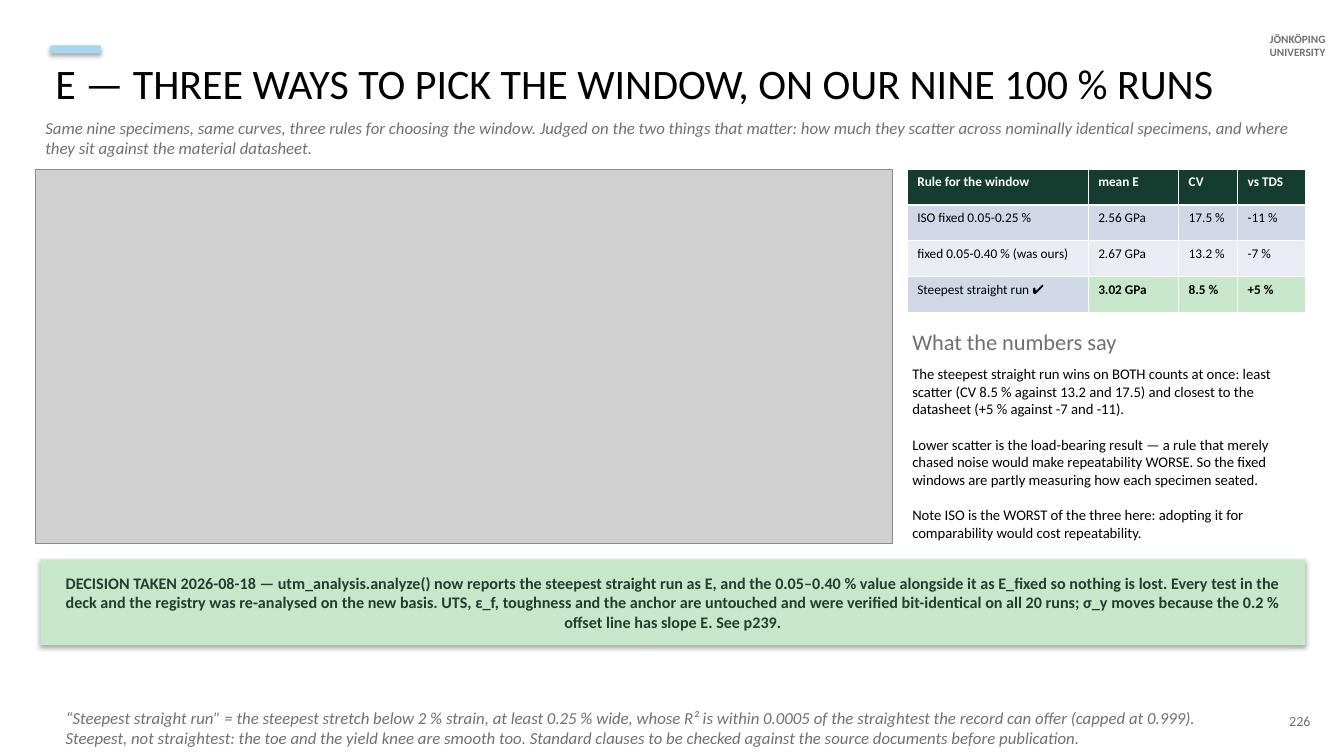
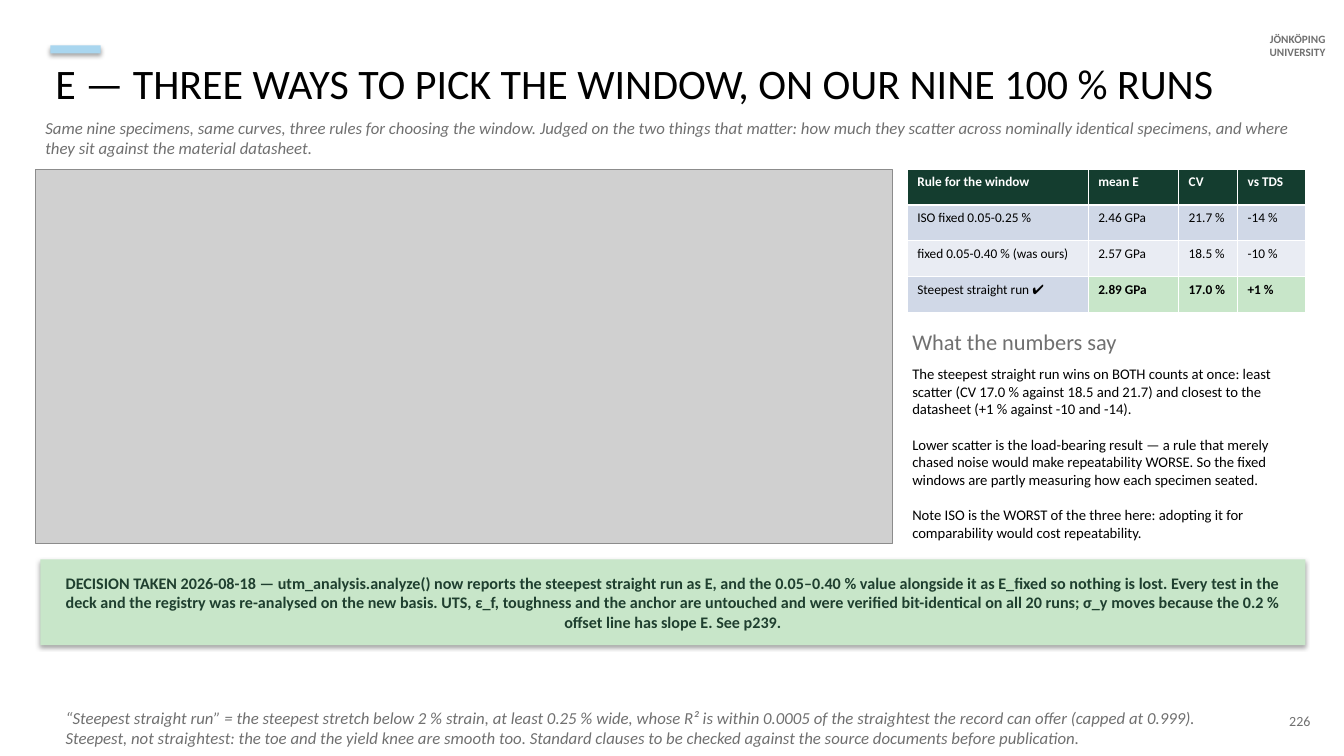
Before and after one commit to cenmir/UTM, a slide deck: slide 86 of documentation/V6a_8_6_20_slides.pptx. Drawn at 1344x756 pixels with LibreOffice and Linux fonts; fonts in the diff are those of the drawing; grey boxes stand for pictures. Boxes give left, top, right and bottom in pixels: in the first picture for what was removed or moved away, otherwise in the second. Text is boxed around its words. In the diff, an @@ line names an element or a change of style, - is before the commit and + after.

```diff
--- a/documentation/V6a_8_6_20_slides.pptx
+++ b/documentation/V6a_8_6_20_slides.pptx
@@ table at bbox=[907, 169, 1306, 313] @@
-row 2: ISO fixed 0.05-0.25 % | 2.56 GPa | 17.5 % | -11 %
+row 2: ISO fixed 0.05-0.25 % | 2.46 GPa | 21.7 % | -14 %
-row 3: fixed 0.05-0.40 % (was ours) | 2.67 GPa | 13.2 % | -7 %
+row 3: fixed 0.05-0.40 % (was ours) | 2.57 GPa | 18.5 % | -10 %
-row 4: Steepest straight run ✔ | 3.02 GPa | 8.5 % | +5 %
+row 4: Steepest straight run ✔ | 2.89 GPa | 17.0 % | +1 %
@@ text at bbox=[912, 368, 1271, 541]: text changed @@
-The steepest straight run wins on BOTH counts at once: least scatter (CV 8.5 % against 13.2 and 17.5) and closest to the datasheet (+5 % against -7 and -11).
-Lower scatter is the load-bearing result — a rule that merely chased noise would make repeatability WORSE. So the fixed windows are partly measuring how each specimen seated.
-Note ISO is the WORST of the three here: adopting it for comparability would cost repeatability.
+The steepest straight run wins on BOTH counts at once: least scatter (CV 17.0 % against 18.5 and 21.7) and closest to the datasheet (+1 % against -10 and -14).
+Lower scatter is the load-bearing result — a rule that merely chased noise would make repeatability WORSE. So the fixed windows are partly measuring how each specimen seated.
+Note ISO is the WORST of the three here: adopting it for comparability would cost repeatability.
```
Also in this commit, not shown: 5 other slides changed, 2 slides added, 1 other file.
